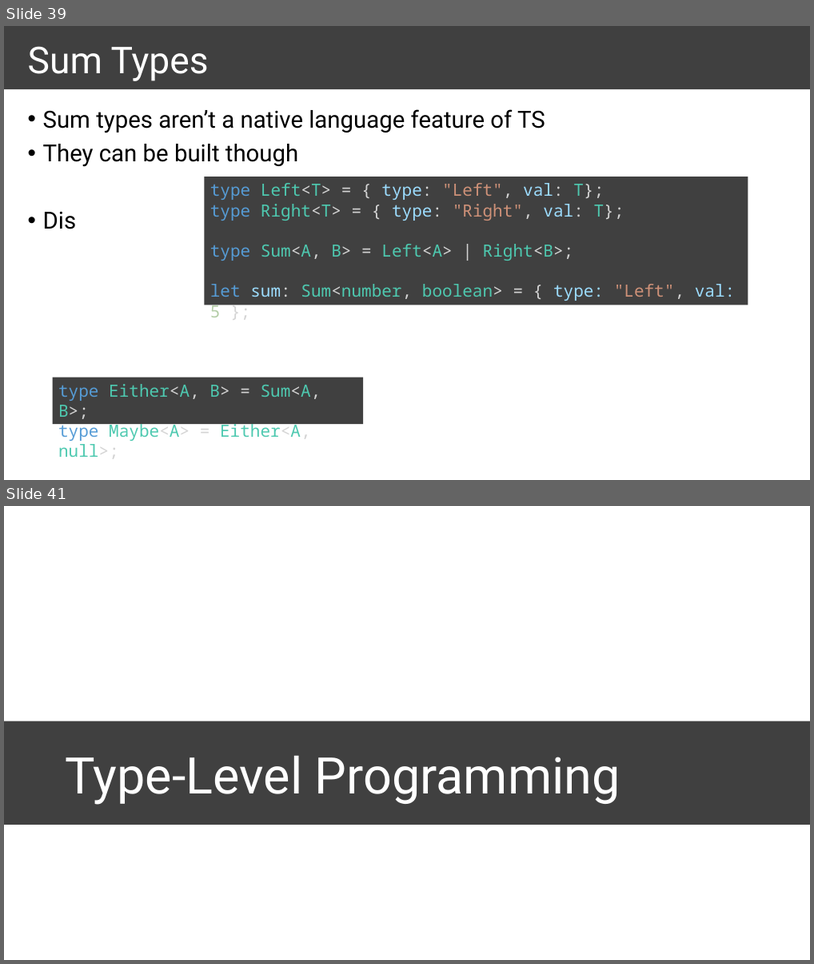
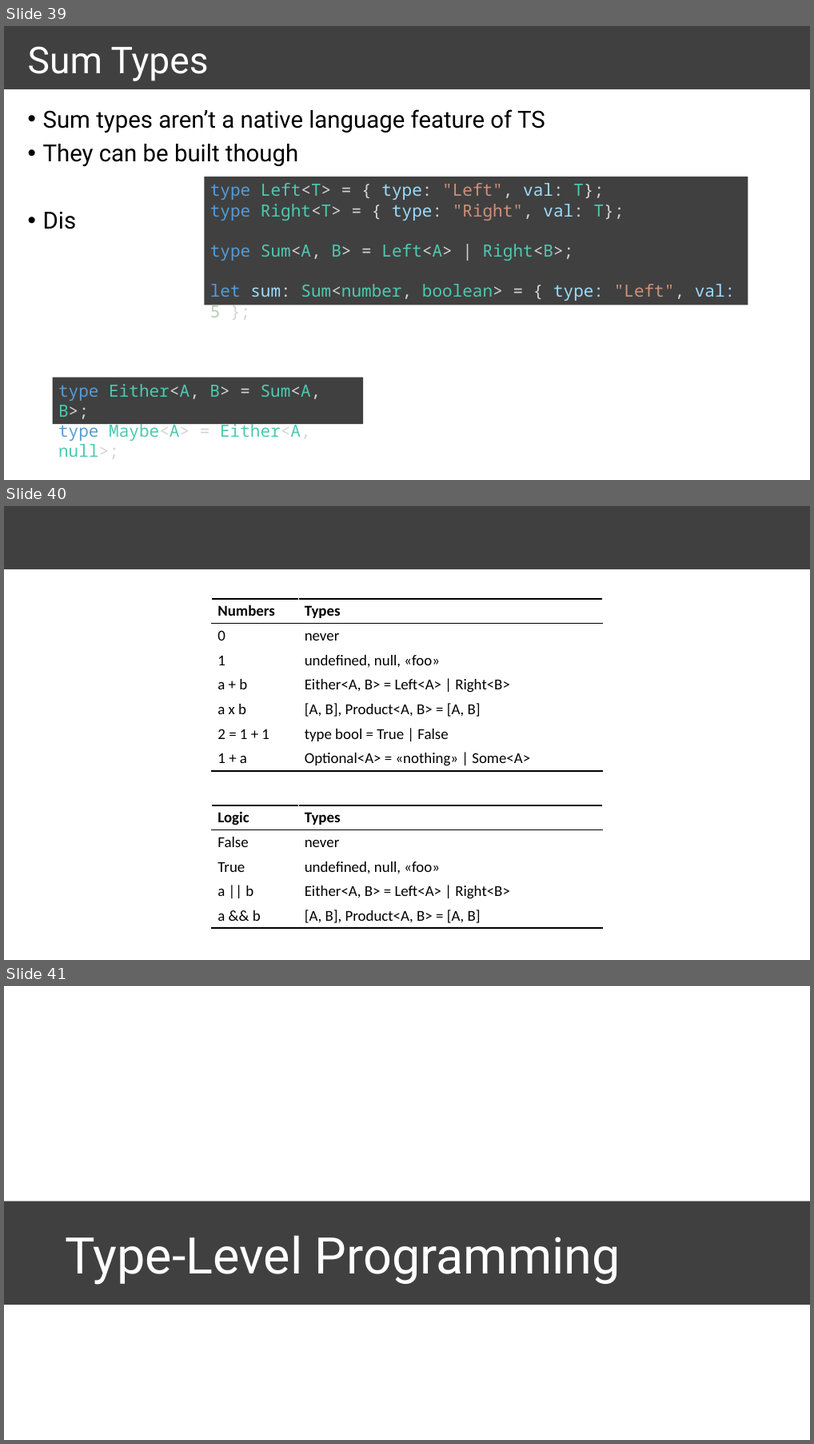
Before and after one commit to ymekesser/a-type-of-magic-presentation, a slide deck: a-type-of-magic.pptx. Shown one above the other, each under a label of ours: slides 39 and 41 before the commit, slides 39, 40 and 41 after it; the slides between them are not shown. The pictures are 814x964 and 814x1444 pixels, drawn with LibreOffice and Linux fonts; fonts in the diff are those of the drawing. Boxes give left, top, right and bottom in pixels: in the first picture for what was removed or moved away, otherwise in the second. Text is boxed around its words. In the diff, an @@ line names an element or a change of style, - is before the commit and + after.

```diff
--- a/a-type-of-magic.pptx
+++ b/a-type-of-magic.pptx
@@ slide 40 added at box(4, 506, 810, 960), background #FFFFFF; not listed: 1 template element that a slide beside it also shows @@
@@ table added at box(212, 599, 603, 771), 7 rows, 2 columns @@
+Numbers | Types
+0 | never
+1 | undefined, null, «foo»
+a + b | Either<A, B> = Left<A> | Right<B>
+a x b | [A, B], Product<A, B> = [A, B]
+2 = 1 + 1 | type bool = True | False
+1 + a | Optional<A> = «nothing» | Some<A>
@@ table added at box(212, 805, 603, 928), 5 rows, 2 columns @@
+Logic | Types
+False | never
+True | undefined, null, «foo»
+a || b | Either<A, B> = Left<A> | Right<B>
+a && b | [A, B], Product<A, B> = [A, B]
```
Also in this commit, not shown: 1 slide changed, 1 slide removed, 1 other file.
